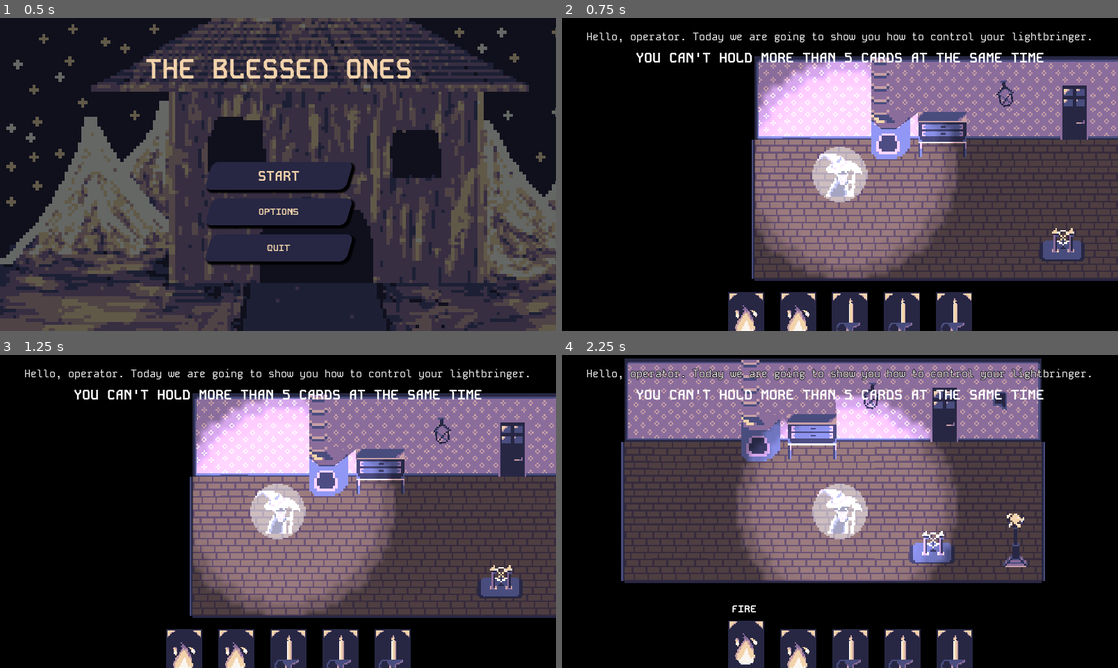
Above: before the commit, frames 1-4 (two rows, left to right).
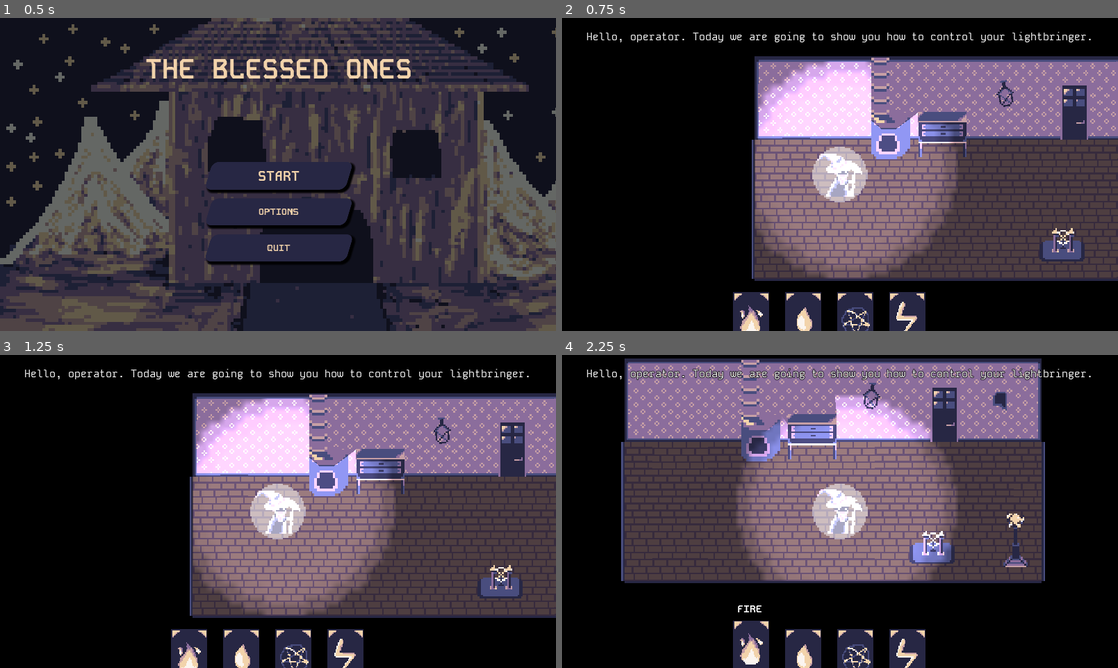
Above: after the commit, the same moments.

Repository: Salach-Malejkum/pirate-software
Game: Godot game, scene res://Scenes/main_menu.tscn
Same seed, same stepped clock (60 frames per second), same inputs: the game is played once before the commit and once after it.
Inputs (mouse positions are in pixels of both pictures, inside the frame that each line leads up to):
- Up to frame 1 (0.5 s): no input
- Up to frame 2 (0.75 s): click "START" at 0.5 s
- Up to frame 3 (1.25 s): no input
- Up to frame 4 (2.25 s): move the mouse to (890, 470) at 1.27 s; hold D (move_right) 1.28-2.03 s; tap E (open_door) at 1.35, 2.1 s; click (890, 470) at 1.42 s; move the mouse to (745, 658) at 2.02 s; hold S (move_down) from 2.03 s (still down); click (745, 658) at 2.17 s

Frame 1 is identical in both runs. In frame 2, 3.7% of the frame differs, in the area x 13-87%, y 11-100%; in frame 3, 3.7%; in frame 4, 3.8%.

Commit message:
Turn back default card_deck

Diff:
--- a/Scripts/card_manager.gd
+++ b/Scripts/card_manager.gd
@@ -1,19 +1,11 @@
 class_name CardManager
 extends Control
 
-#const starting_deck = [
-	#Globals.card_types.FIRE,
-	#Globals.card_types.WATER,
-	#Globals.card_types.CULT_MARK,
-	#Globals.card_types.ELECTRICITY
-#]
 const starting_deck = [
 	Globals.card_types.FIRE,
-	Globals.card_types.FIRE,
-	Globals.card_types.CANDLE_LIT,
-	Globals.card_types.CANDLE_LIT,
-	Globals.card_types.CANDLE_LIT,
-	Globals.card_types.CANDLE_LIT
+	Globals.card_types.WATER,
+	Globals.card_types.CULT_MARK,
+	Globals.card_types.ELECTRICITY
 ]
 
 const tutorial_merge_deck = [
--- a/Shaders/heat_disortion.gdshader
+++ b/Shaders/heat_disortion.gdshader
@@ -7,10 +7,6 @@
 uniform float strength: hint_range(0.001, 0.03) = 0.02;
 uniform vec2 direction;
 
-void vertex() {
-	UV = UV * 2. - 1.;
-}
-
 void fragment() {
 	float noise = texture(noise_texture, UV + TIME * speed).r;
 	vec2 disortion = vec2(noise) * direction;
